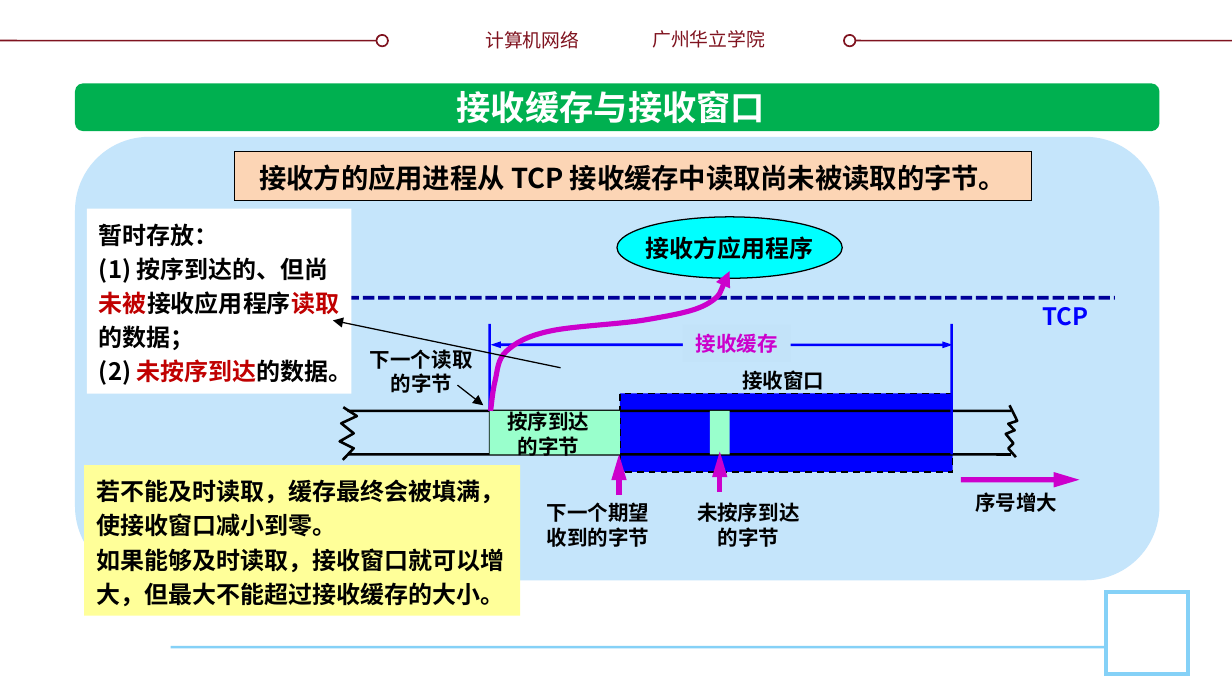
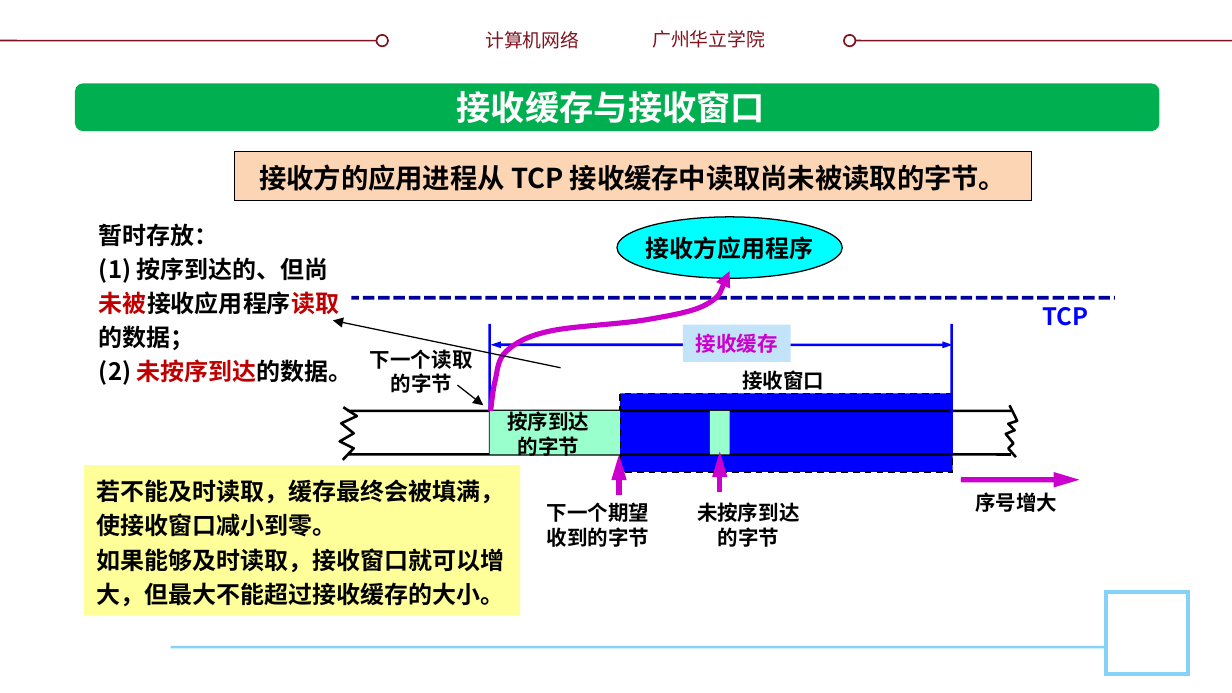
Before and after one commit to glplaman/glplaman.github.io, a slide deck: slide 110 of network/ppt/chap5.pptx (slide 108 before the commit). Drawn at 1232x693 pixels with LibreOffice and Linux fonts; fonts in the diff are those of the drawing; background and template pictures are left out. Boxes give left, top, right and bottom in pixels: in the first picture for what was removed or moved away, otherwise in the second. Text is boxed around its words. In the diff, an @@ line names an element or a change of style, - is before the commit and + after.

```diff
--- a/network/ppt/chap5.pptx
+++ b/network/ppt/chap5.pptx
@@ rounded rectangle removed at (75,137,1159,580) @@
@@ text "暂时存放：" rewrapped from (86,208,351,393) to (99,223,353,385) @@
@@ rectangle "接收缓存": place and size @@
-rectangle "接收缓存" at (696,333,778,353)
+rectangle "接收缓存" at (683,324,791,361)
```
Also in this commit, not shown: 17 other slides changed, 3 slides added, 10 other files.
